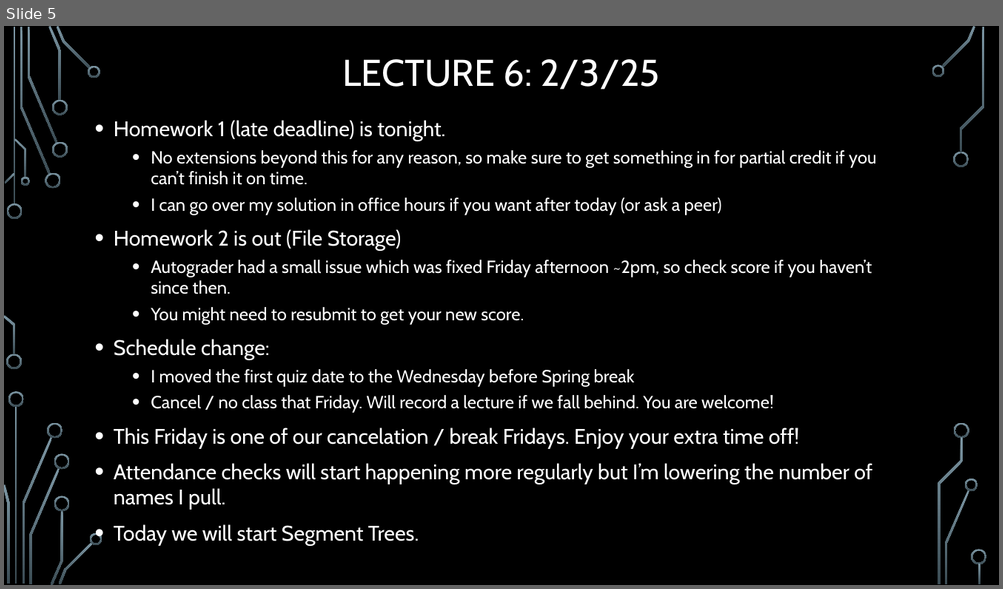
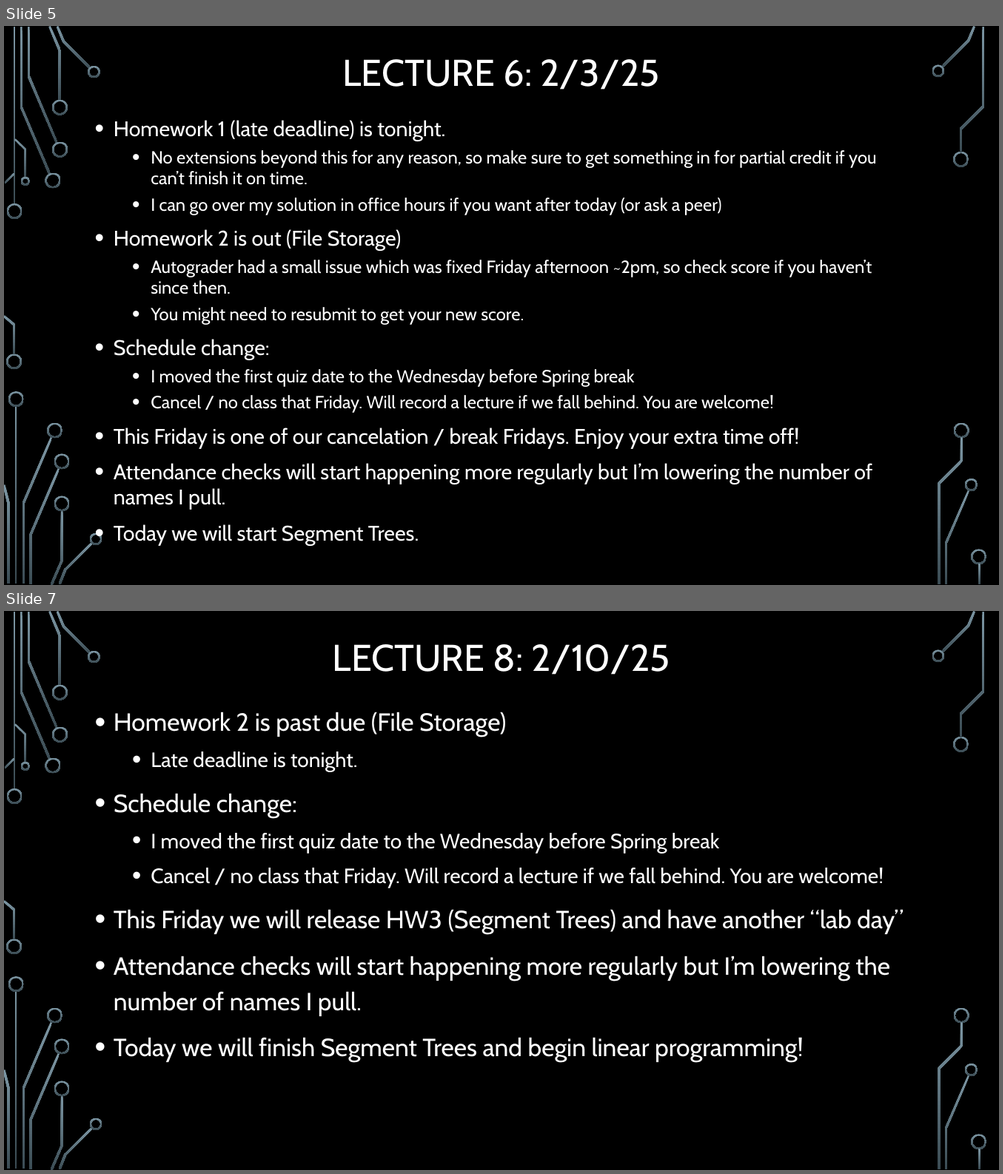
Before and after one commit to janiceeguo/advAlgo, a slide deck: slides/00-DailyAnnouncements.pptx. Shown one above the other, each under a label of ours: slide 5 before the commit, slides 5 and 7 after it; the slides between them are not shown. The pictures are 1003x589 and 1003x1174 pixels, drawn with LibreOffice and Linux fonts; fonts in the diff are those of the drawing; background and template pictures are left out. Boxes give left, top, right and bottom in pixels: in the first picture for what was removed or moved away, otherwise in the second. Text is boxed around its words. In the diff, an @@ line names an element or a change of style, - is before the commit and + after.

```diff
--- a/slides/00-DailyAnnouncements.pptx
+++ b/slides/00-DailyAnnouncements.pptx
@@ slide 7 added at [4,611,999,1170], background picture (left out); not listed: 36 template elements that a slide beside it also shows @@
@@ title added at [333,644,670,675], 36 pt, text #FFFFFF @@
+LECTURE 8: 2/10/25
@@ text added at [114,712,903,1062], 24 pt, text #FFFFFF @@
+• Homework 2 is past due (File Storage)
+  • Late deadline is tonight.
+• Schedule change:
+  • I moved the first quiz date to the Wednesday before Spring break
+  • Cancel / no class that Friday. Will record a lecture if we fall behind. You are welcome!
+• This Friday we will release HW3 (Segment Trees) and have another “lab day”
+• Attendance checks will start happening more regularly but I’m lowering the number of names I pull.
+• Today we will finish Segment Trees and begin linear programming!
```
Also in this commit, not shown: 1 other slide added, 3 other files.
